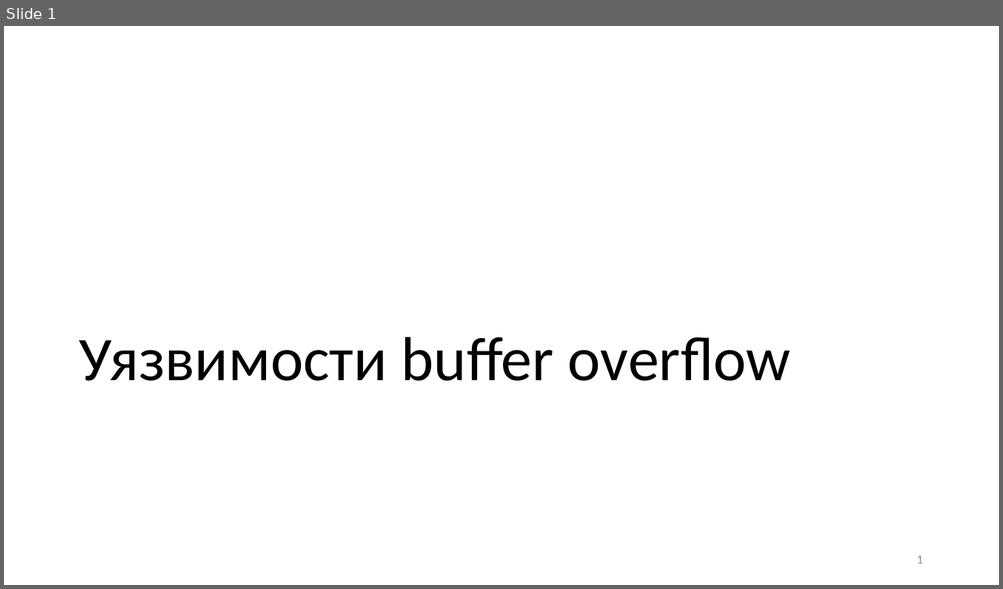
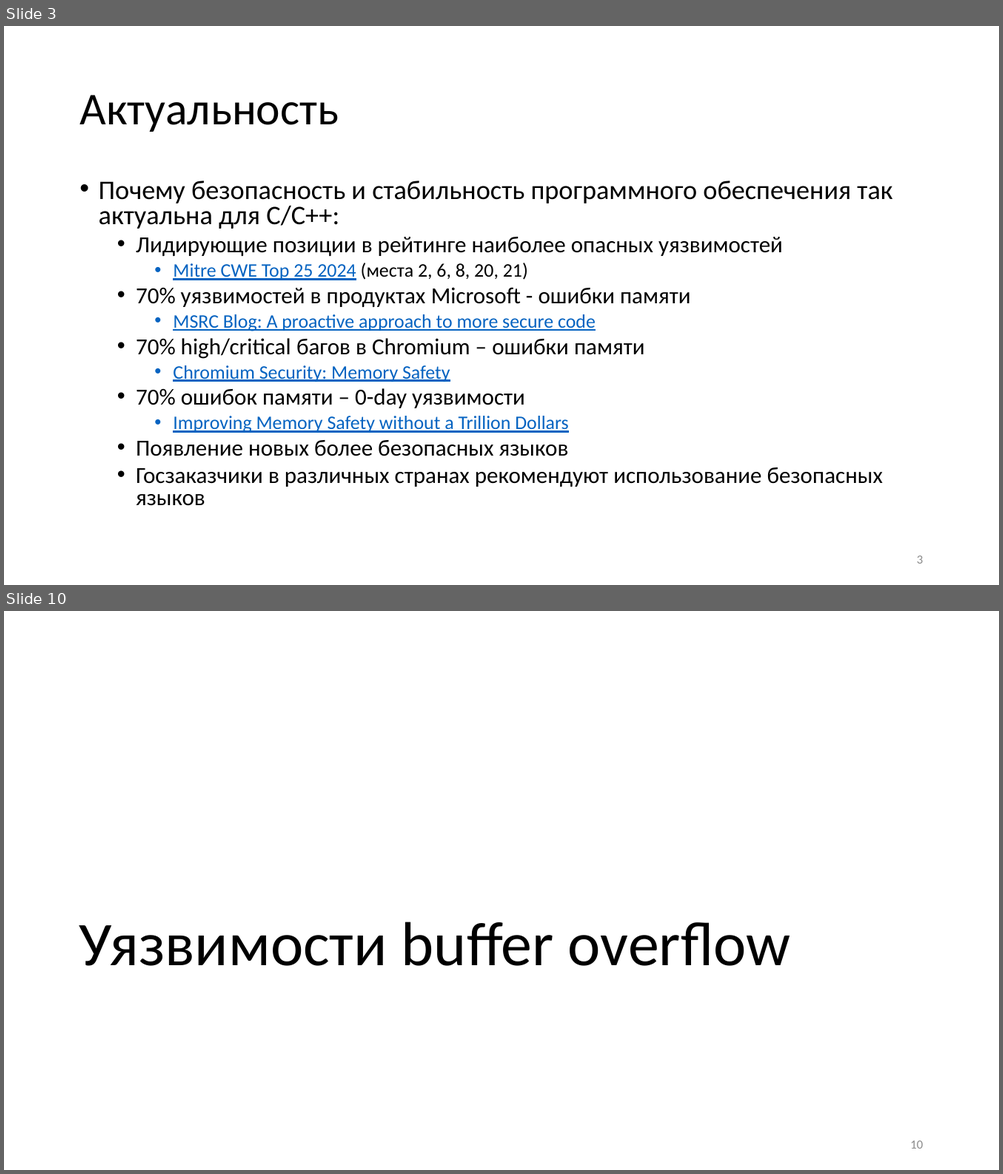
Before and after one commit to yugr/slides, a slide deck: CppZeroCost/2025/RU.pptx. Shown one above the other, each under a label of ours: slide 1 before the commit, slides 3 and 10 after it; the slides between them are not shown. The pictures are 1003x589 and 1003x1174 pixels, drawn with LibreOffice and Linux fonts; fonts in the diff are those of the drawing. Boxes give left, top, right and bottom in pixels: in the first picture for what was removed or moved away, otherwise in the second. Text is boxed around its words. In the diff, an @@ line names an element or a change of style, - is before the commit and + after.

```diff
--- a/CppZeroCost/2025/RU.pptx
+++ b/CppZeroCost/2025/RU.pptx
@@ slide 3 added at <box>4,26,999,585</box>, background #FFFFFF @@
@@ title added at <box>79,95,338,132</box>, 44 pt, text #000000 @@
+Актуальность
@@ text added at <box>99,181,892,506</box>, 22.2 pt, text #000000 @@
+• Почему безопасность и стабильность программного обеспечения так актуальна для C/C++:
+  • Лидирующие позиции в рейтинге наиболее опасных уязвимостей
+    • Mitre CWE Top 25 2024 (места 2, 6, 8, 20, 21)
+  • 70% уязвимостей в продуктах Microsoft - ошибки памяти
+    • MSRC Blog: A proactive approach to more secure code
+  • 70% high/critical багов в Chromium – ошибки памяти
+    • Chromium Security: Memory Safety
+  • 70% ошибок памяти – 0-day уязвимости
+    • Improving Memory Safety without a Trillion Dollars
+  • Появление новых более безопасных языков
+  • Госзаказчики в различных странах рекомендуют использование безопасных языков
@@ page number added at <box>916,556,922,564</box>, 12 pt, text #8C8C8C @@
+3
@@ what was slide 1 is now slide 10 @@
@@ page number at <box>910,1141,922,1149</box>: text changed @@
-1
+10
```
Also in this commit, not shown: 2 slides changed, 20 other slides added, 2 other files.
